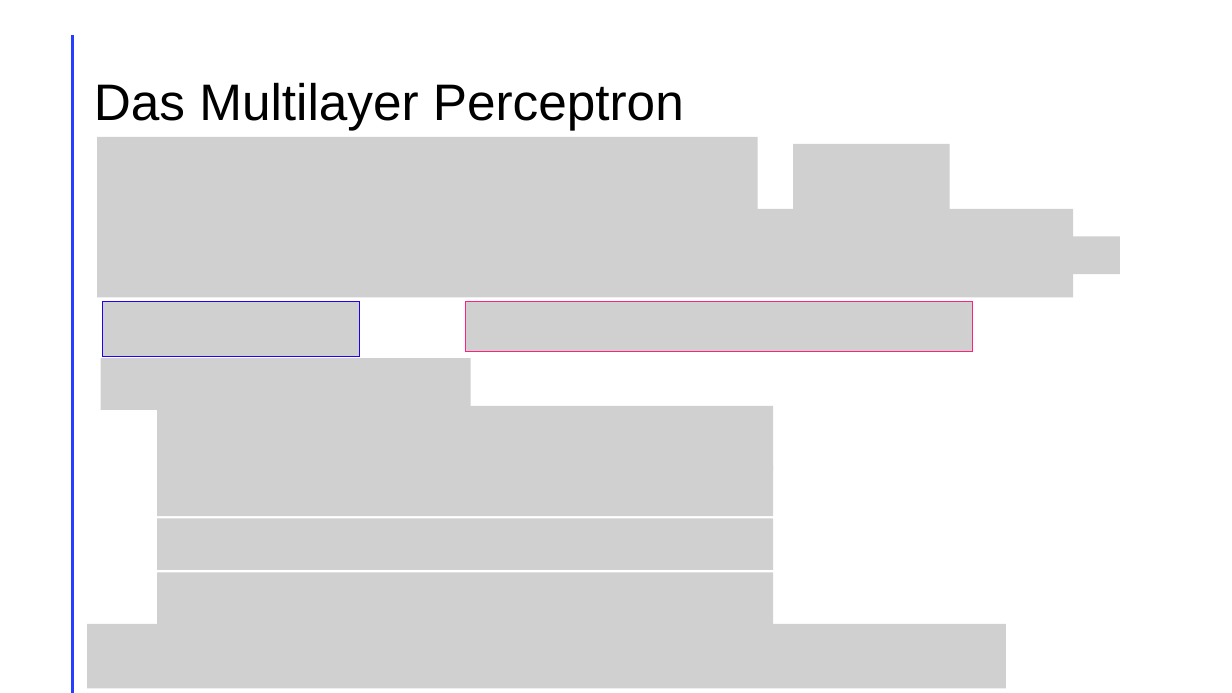
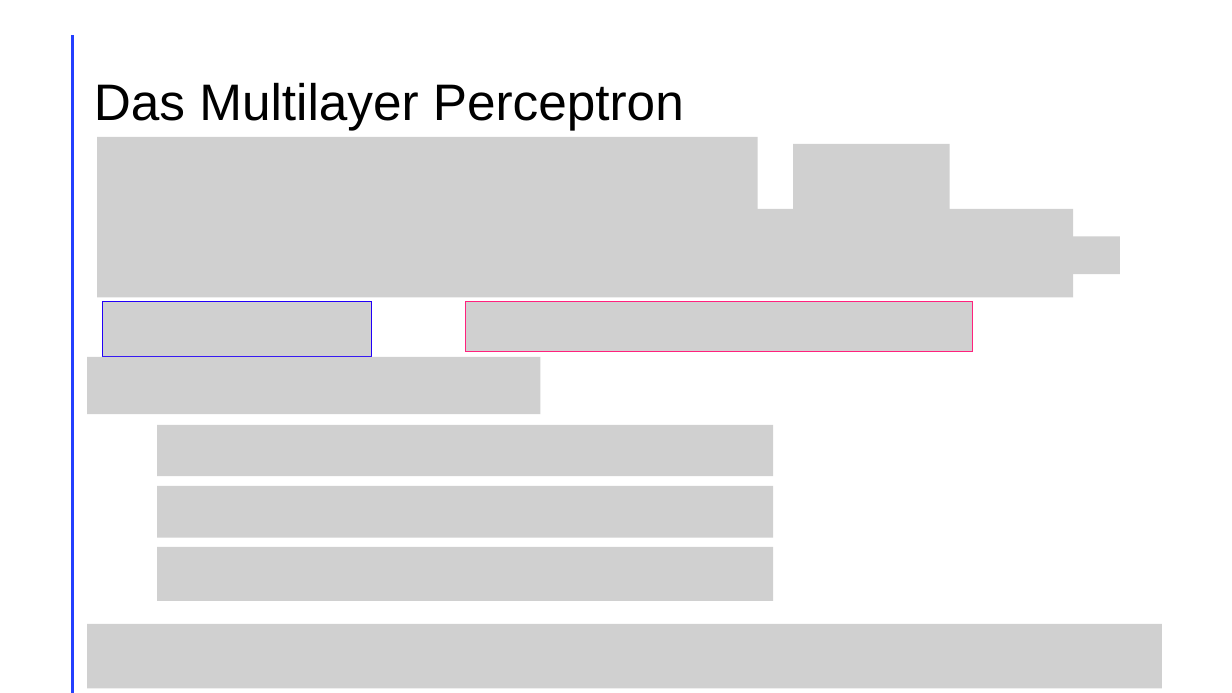
Before and after one commit to LeChummpy/PK, a slide deck: slide 11 of Präsi/präsi (3).pptx. Drawn at 1232x693 pixels with LibreOffice and Linux fonts; fonts in the diff are those of the drawing; grey boxes stand for pictures. Boxes give left, top, right and bottom in pixels: in the first picture for what was removed or moved away, otherwise in the second. Text is boxed around its words. In the diff, an @@ line names an element or a change of style, - is before the commit and + after.

```diff
--- a/Präsi/präsi (3).pptx
+++ b/Präsi/präsi (3).pptx
@@ picture: place and size @@
-picture at box(103, 301, 360, 357)
+picture at box(103, 301, 372, 357)
@@ picture: place and size @@
-picture at box(101, 359, 470, 410)
+picture at box(87, 357, 541, 414)
@@ picture removed at box(157, 406, 774, 470) @@
@@ picture: place and size @@
-picture at box(157, 465, 774, 516)
+picture at box(157, 425, 774, 476)
@@ picture: place and size @@
-picture at box(157, 518, 774, 570)
+picture at box(157, 486, 774, 538)
@@ picture: place and size @@
-picture at box(157, 573, 774, 627)
+picture at box(157, 547, 774, 601)
@@ picture: place and size @@
-picture at box(87, 624, 1006, 689)
+picture at box(87, 624, 1162, 689)
```
Also in this commit, not shown: 3 other slides changed, 5 other files.
